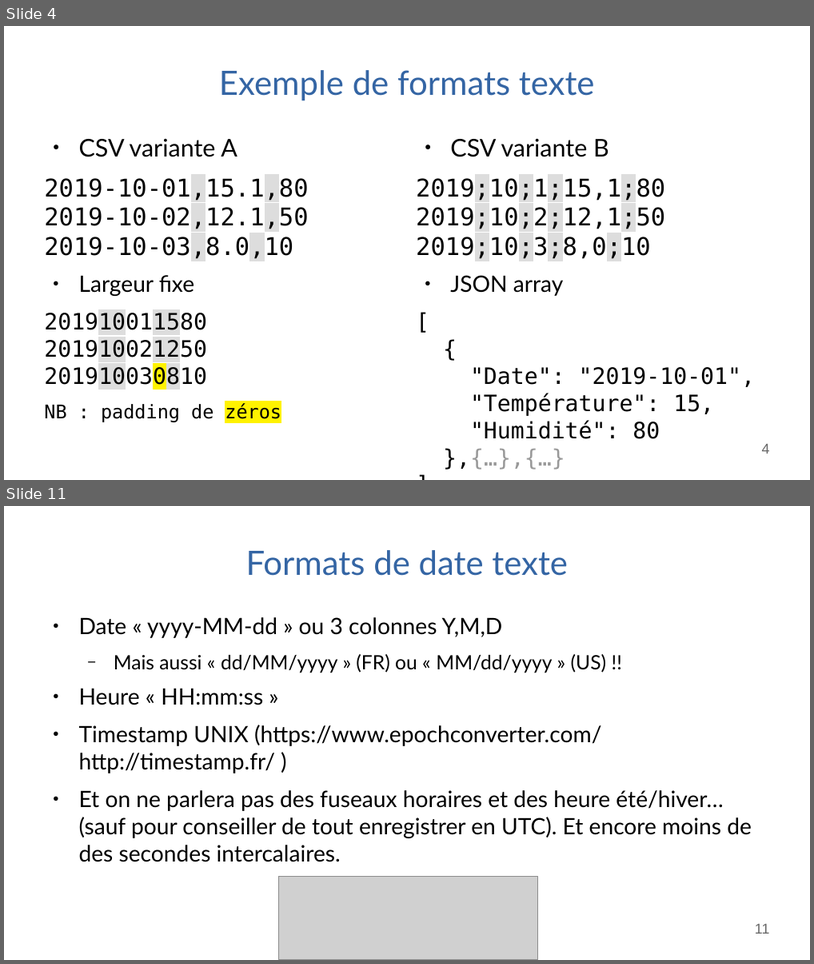
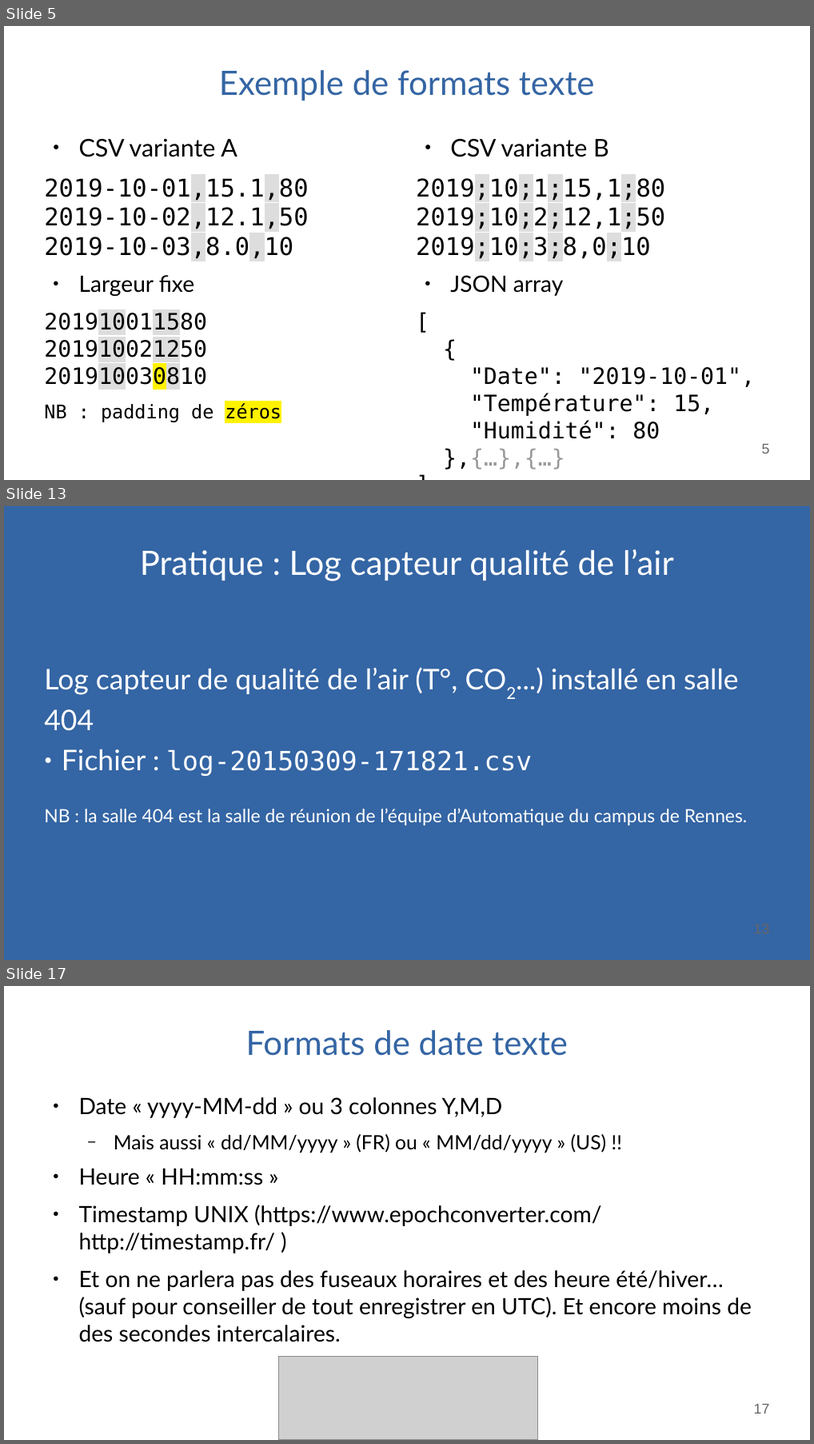
Before and after one commit to pierre-haessig/matlab-data-course, a slide deck: BE Data diapos.odp. Shown one above the other, each under a label of ours: slides 4 and 11 before the commit, slides 5, 13 and 17 after it; the slides between them are not shown. The pictures are 814x964 and 814x1444 pixels, drawn with LibreOffice and Linux fonts; fonts in the diff are those of the drawing; grey boxes stand for pictures. Boxes give left, top, right and bottom in pixels: in the first picture for what was removed or moved away, otherwise in the second. Text is boxed around its words. In the diff, an @@ line names an element or a change of style, - is before the commit and + after.

```diff
--- a/BE Data diapos.odp
+++ b/BE Data diapos.odp
@@ slide 13 added at (4, 506, 810, 960), background #3465A4 @@
@@ title added at (140, 549, 674, 581), 33 pt, text #FFFFFF @@
+Pratique : Log capteur qualité de l’air
@@ subtitle added at (44, 667, 747, 825), 18 pt, text #FFFFFF @@
+Log capteur de qualité de l’air (T°, CO2...) installé en salle 404
+● Fichier : log-20150309-171821.csv
+NB : la salle 404 est la salle de réunion de l’équipe d’Automatique du campus de Rennes.
@@ what was slide 4 is now slide 5 @@
@@ page number at (762, 444, 770, 453): text changed @@
-4
+5
@@ what was slide 11 is now slide 17 @@
@@ page number at (754, 1404, 770, 1413): text changed @@
-11
+17
```
Also in this commit, not shown: 7 slides changed, 9 other slides added, 6 slides removed, 5 other files.
